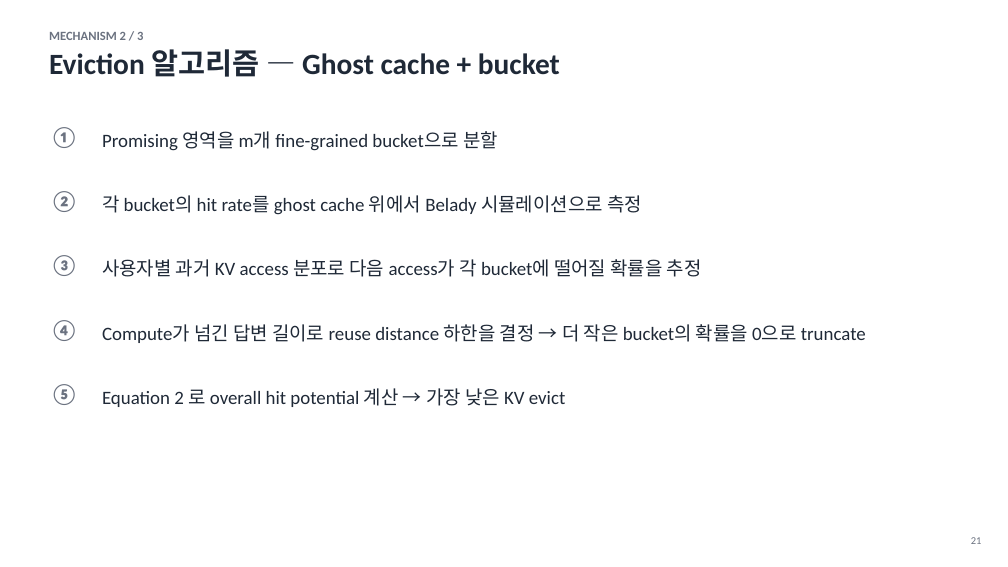
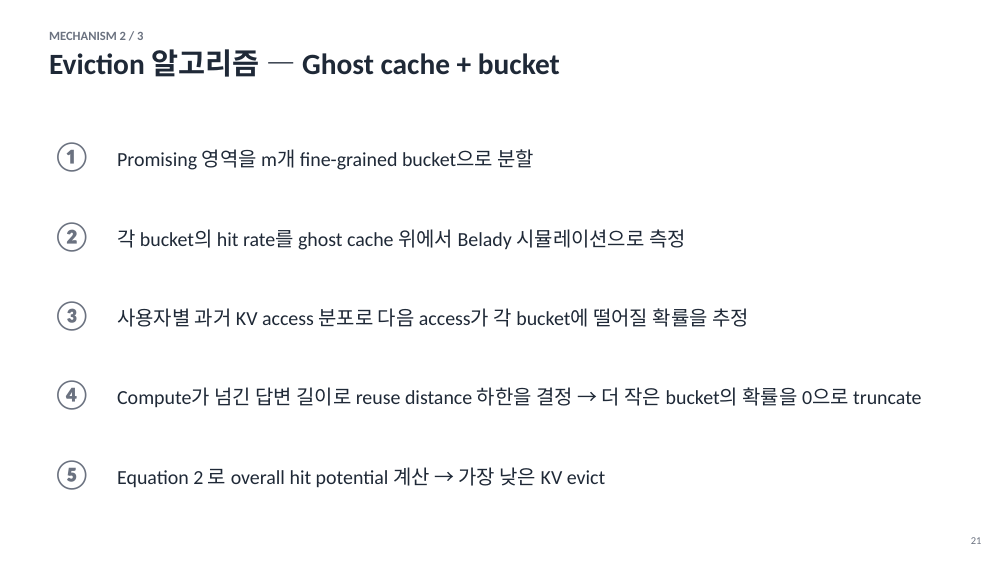
Before and after one commit to Daejun/bidaw, a slide deck: slide 21 of Bidaw_seminar.pptx. Drawn at 1008x567 pixels with LibreOffice and Linux fonts; fonts in the diff are those of the drawing. Boxes give left, top, right and bottom in pixels: in the first picture for what was removed or moved away, otherwise in the second. Text is boxed around its words. In the diff, an @@ line names an element or a change of style, - is before the commit and + after.

Commit message:
Self-review pass: fix layout, overlap, and dead space
After eyeballing the rendered deck slide-by-slide, several layout
issues surfaced. Changes:

- Slide 4: shrink left-bullet column 6.4″ → 6.0″ so it stops bleeding
  into the right-side schematic box
- Slide 8: replace 1.6″ tinted callout panel (which held a single
  sentence) with a slim one-line teaser
- Slide 11: rearrange figures 7 + 8 from stacked vertically (which left
  the right half empty) to side-by-side across the top, with the body
  on the bottom row
- Slides 13, 17, 24: shrink the two-column callout panels from 5.6″
  height to ~3.4–4.0″ so they actually match their content
- Slide 21: stretch the 5-step list from 0.85″ row pitch to 1.05″, with
  larger circled numerals — fills the slide instead of bottom-loading
- Slides 9, 10, 23, 24: tighten Korean copy on widow-prone bullets

```diff
--- a/Bidaw_seminar.pptx
+++ b/Bidaw_seminar.pptx
@@ text "①": place and size @@
-text "①" at [50,127,78,148]
+text "①" at [52,142,91,172]
@@ text "Promising 영역을 m개 fine-grained bucket으로 ...": place and size @@
-text "Promising 영역을 m개 fine-grained bucket으로 ..." at [102,131,498,151]
+text "Promising 영역을 m개 fine-grained bucket으로 ..." at [117,149,534,170]
@@ text "②": place and size @@
-text "②" at [50,191,78,212]
+text "②" at [52,222,91,252]
@@ text "각 bucket의 hit rate를 ghost ...": place and size @@
-text "각 bucket의 hit rate를 ghost ..." at [102,195,642,215]
+text "각 bucket의 hit rate를 ghost ..." at [117,229,686,250]
@@ text "③": place and size @@
-text "③" at [50,255,78,276]
+text "③" at [52,301,91,331]
@@ text "사용자별 과거 KV access 분포로 ...": place and size @@
-text "사용자별 과거 KV access 분포로 ..." at [102,259,702,277]
+text "사용자별 과거 KV access 분포로 ..." at [117,308,749,327]
@@ text "④": place and size @@
-text "④" at [50,320,78,341]
+text "④" at [52,380,91,410]
@@ text "Compute가 넘긴 답변 길이로 reuse ...": place and size @@
-text "Compute가 넘긴 답변 길이로 reuse ..." at [102,324,866,343]
+text "Compute가 넘긴 답변 길이로 reuse ..." at [117,387,921,408]
@@ size 20 to 28 pt in 5 elements at [52,142,91,172], [52,222,91,252], [52,301,91,331], [52,380,91,410], [52,460,91,490] @@
@@ text "⑤": place and size @@
-text "⑤" at [50,384,78,405]
+text "⑤" at [52,460,91,490]
@@ size 18 to 19 pt in 5 elements at [117,149,534,170], [117,229,686,250], [117,308,749,327], [117,387,921,408], [117,467,605,488] @@
@@ text "Equation 2 로 overall hit ...": place and size @@
-text "Equation 2 로 overall hit ..." at [102,388,565,407]
+text "Equation 2 로 overall hit ..." at [117,467,605,488]
```
Also in this commit, not shown: 9 other slides changed, 2 other files.
